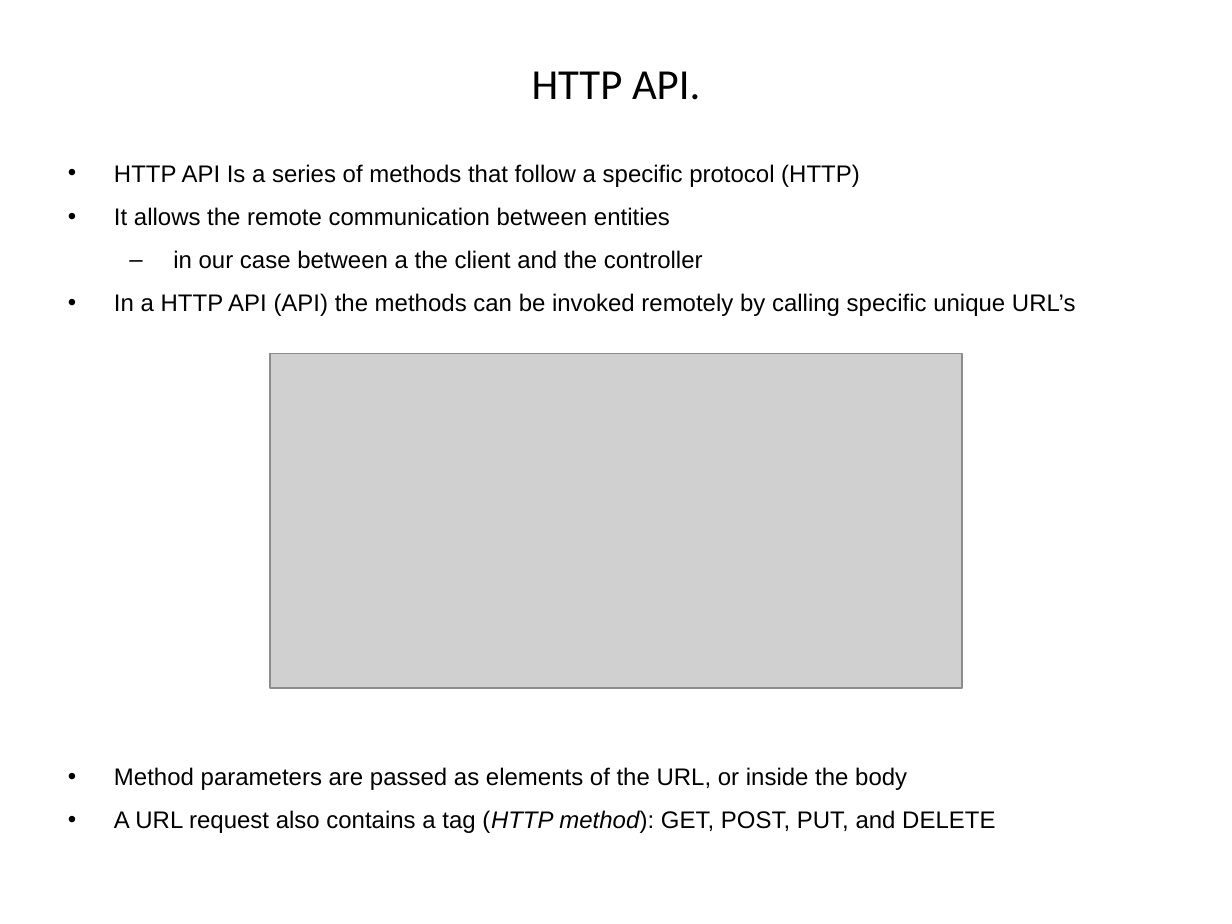
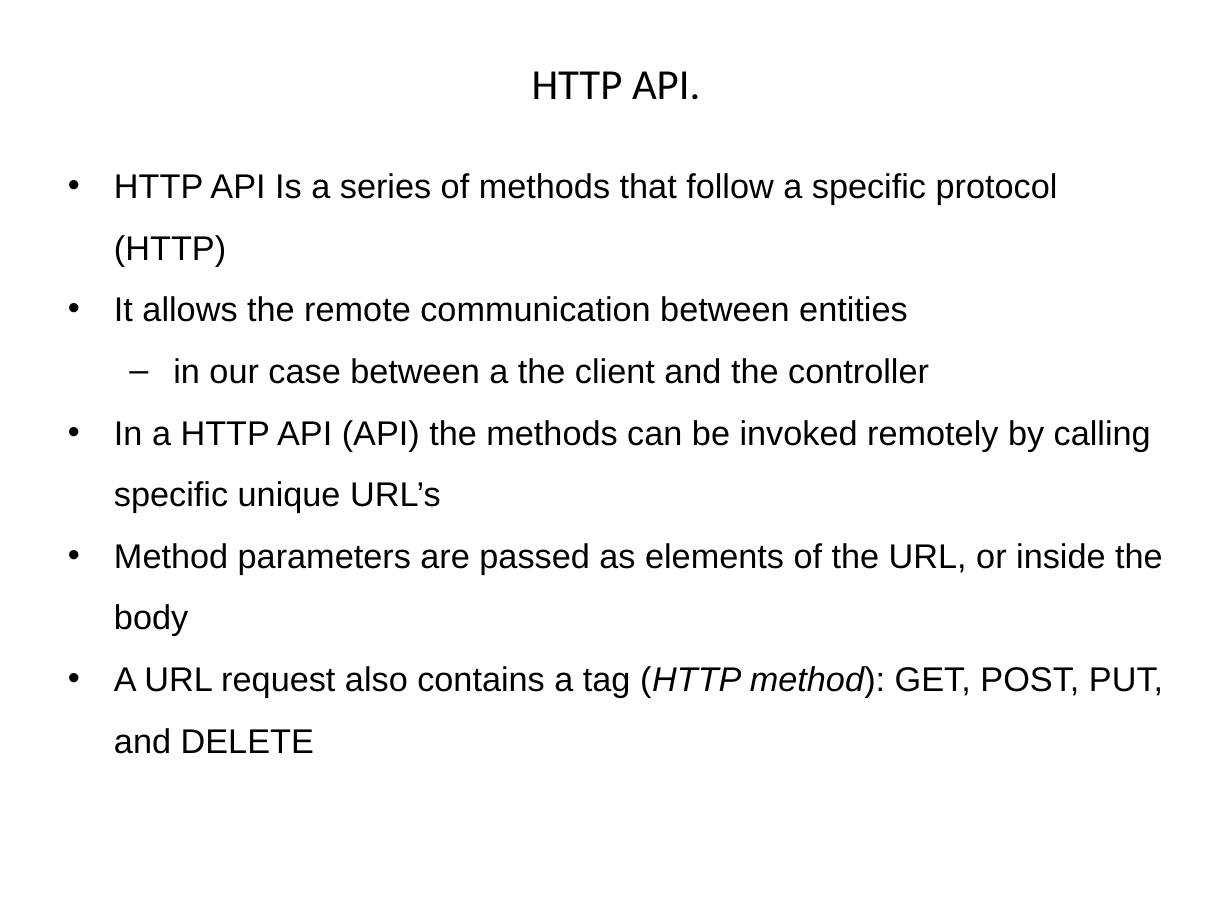
Before and after one commit to hogeschool/Development-5, a slide deck: slide 15 of Lectures/Lecture3/lesson3.pptx (slide 9 before the commit). Drawn at 1232x924 pixels with LibreOffice and Linux fonts; fonts in the diff are those of the drawing; grey boxes stand for pictures. Boxes give left, top, right and bottom in pixels: in the first picture for what was removed or moved away, otherwise in the second. Text is boxed around its words. In the diff, an @@ line names an element or a change of style, - is before the commit and + after.

```diff
--- a/Lectures/Lecture3/lesson3.pptx
+++ b/Lectures/Lecture3/lesson3.pptx
@@ text "HTTP API Is a series ..." at (x1=114, y1=173, x2=1163, y2=754): size 14 to 20 pt @@
@@ picture removed at (x1=270, y1=354, x2=962, y2=689) @@
```
Also in this commit, not shown: 8 other slides changed, 8 slides added, 2 other files.
